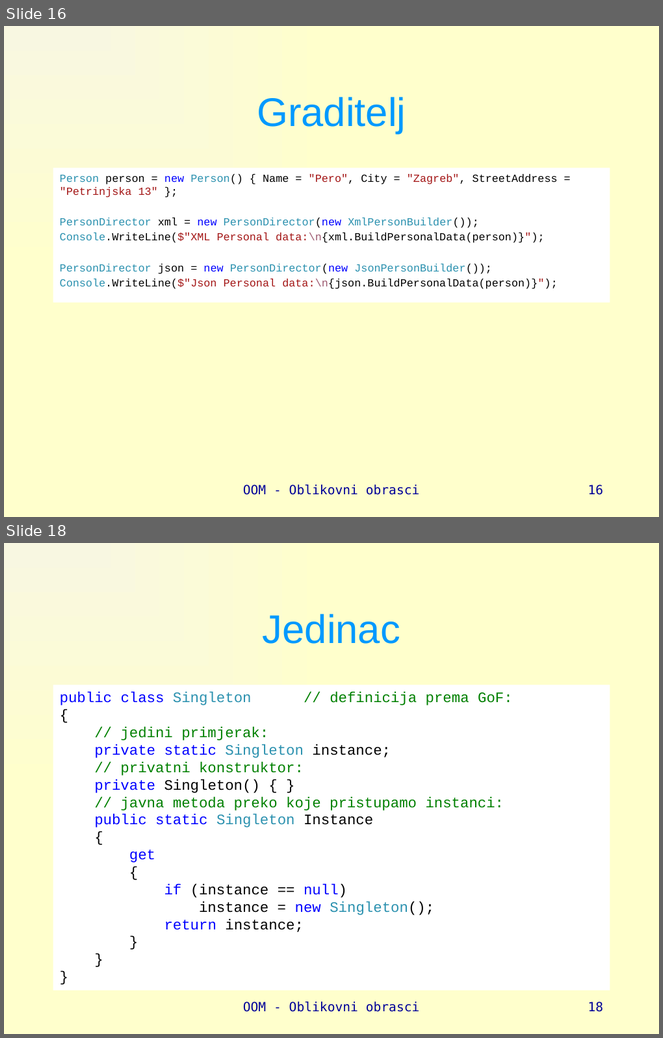
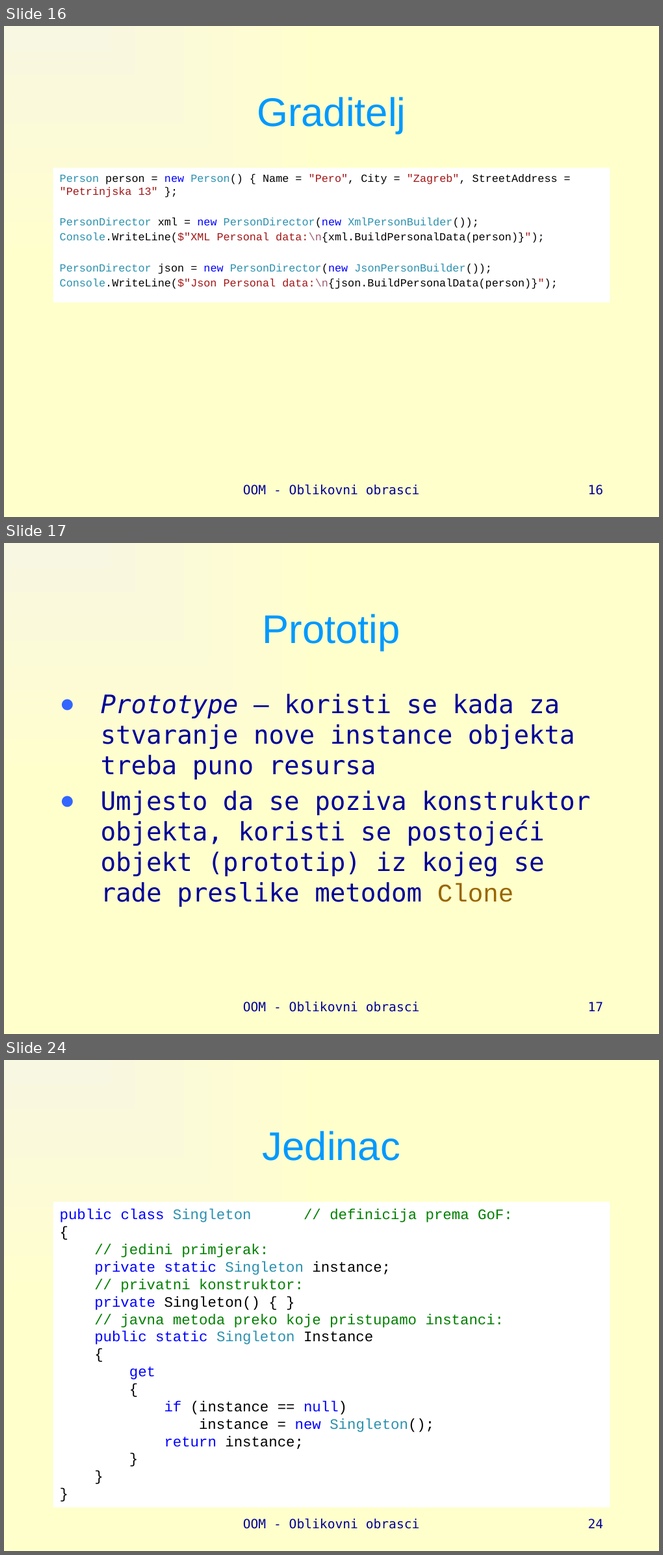
Before and after one commit to vsite-oom/DesignPatterns, a slide deck: docs/Design patterns.pptx. Shown one above the other, each under a label of ours: slides 16 and 18 before the commit, slides 16, 17 and 24 after it; the slides between them are not shown. The pictures are 663x1038 and 663x1555 pixels, drawn with LibreOffice and Linux fonts; fonts in the diff are those of the drawing. Boxes give left, top, right and bottom in pixels: in the first picture for what was removed or moved away, otherwise in the second. Text is boxed around its words. In the diff, an @@ line names an element or a change of style, - is before the commit and + after.

```diff
--- a/docs/Design patterns.pptx
+++ b/docs/Design patterns.pptx
@@ slide 17 added at [4,543,659,1034], background gradient #F8F7E1 to #FFFFCC @@
@@ title added at [263,614,400,651], 44 pt, text #0099FF @@
+Prototip
@@ text added at [101,694,590,907], 28 pt, text #000099 @@
+● Prototype – koristi se kada za stvaranje nove instance objekta treba puno resursa
+● Umjesto da se poziva konstruktor objekta, koristi se postojeći objekt (prototip) iz kojeg se rade preslike metodom Clone
@@ text added at [243,1002,420,1012], 14 pt, text #000099 @@
+OOM - Oblikovni obrasci
@@ page number added at [588,1002,604,1012], 14 pt, text #000099 @@
+17
@@ what was slide 18 is now slide 24 @@
@@ page number at [588,1519,604,1529]: text changed @@
-18
+24
```
Also in this commit, not shown: 13 slides changed, 7 other slides added, 19 other files.
